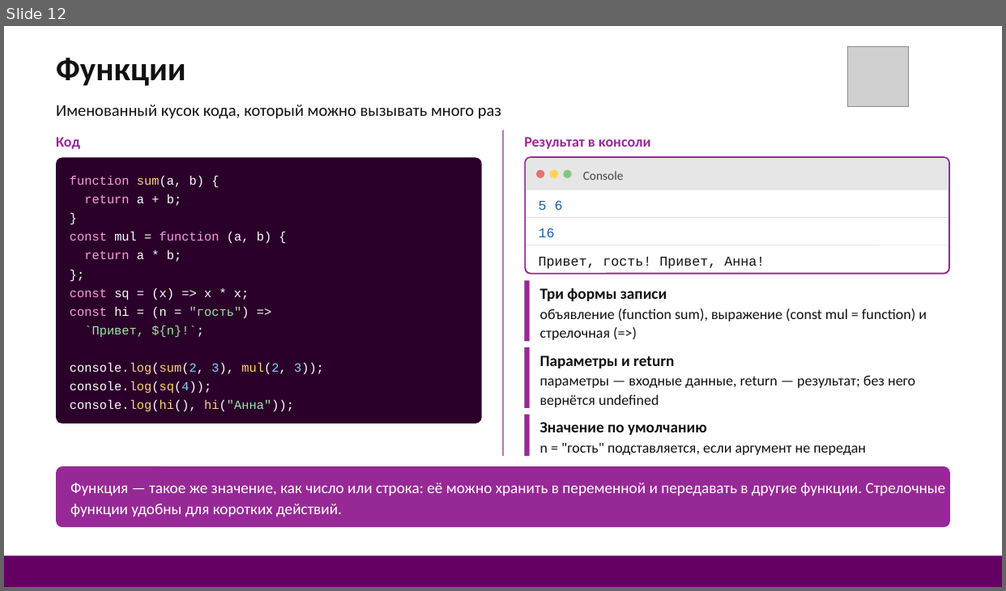
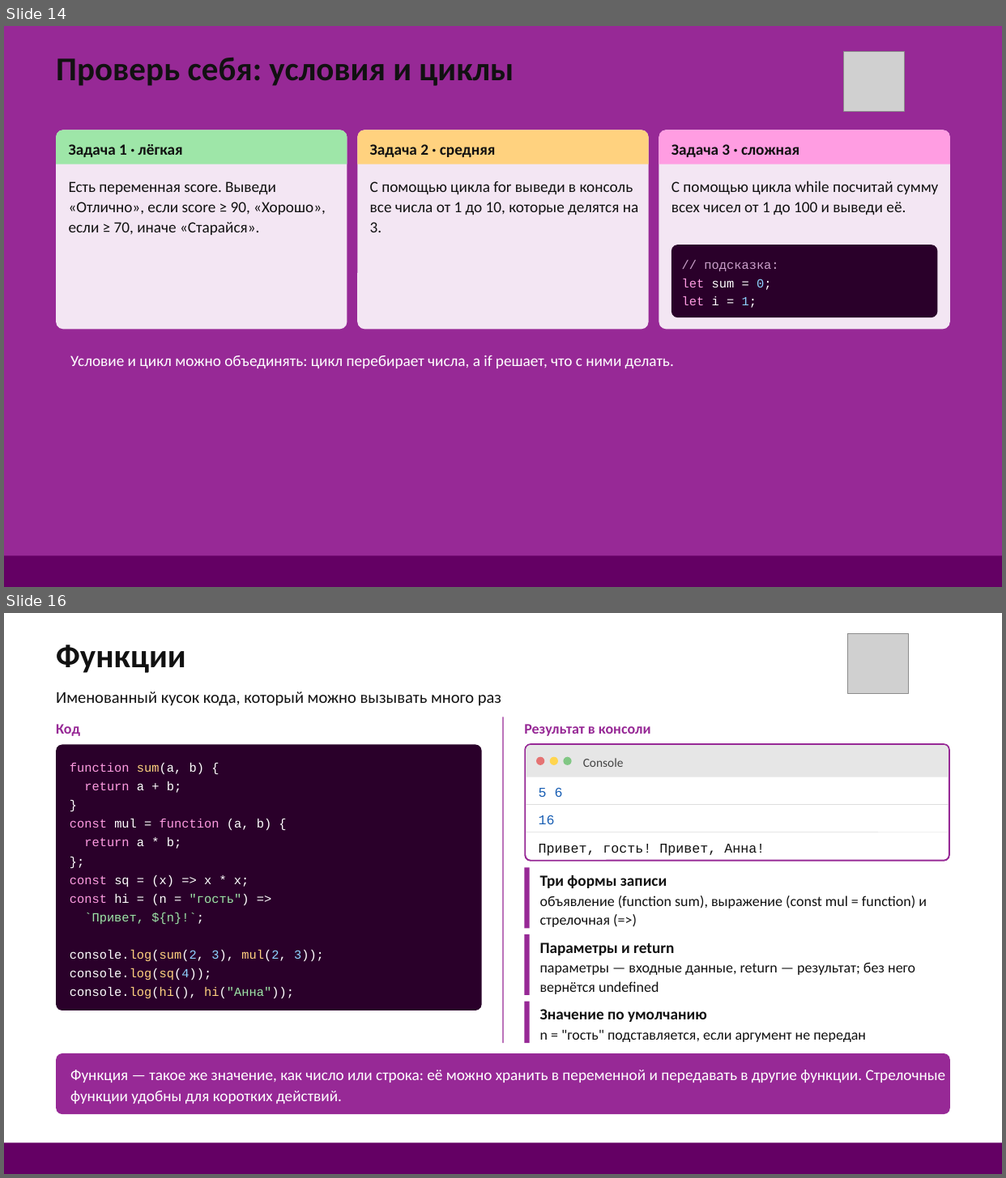
Before and after one commit to DonRobot-all/HTML-CSS-JavaScript_group, a slide deck: презентации/JavaScript основы и работа с HTML.pptx. Shown one above the other, each under a label of ours: slide 12 before the commit, slides 14 and 16 after it; the slides between them are not shown. The pictures are 1006x591 and 1006x1178 pixels, drawn with LibreOffice and Linux fonts; fonts in the diff are those of the drawing; grey boxes stand for pictures. Boxes give left, top, right and bottom in pixels: in the first picture for what was removed or moved away, otherwise in the second. Text is boxed around its words. In the diff, an @@ line names an element or a change of style, - is before the commit and + after.

```diff
--- a/презентации/JavaScript основы и работа с HTML.pptx
+++ b/презентации/JavaScript основы и работа с HTML.pptx
@@ slide 14 added at [4, 26, 1002, 587], background #972996 @@
@@ title added at [56, 58, 513, 86], 32 pt, text #111111, bold @@
+Проверь себя: условия и циклы
@@ picture added at [844, 51, 905, 110] @@
@@ rounded rectangle added at [56, 130, 347, 329], fill #F3E6F3 @@
@@ freeform shape added at [56, 130, 347, 165], fill #9EE6A8, 15 pt, text #111111, bold @@
+Задача 1 · лёгкая
@@ rounded rectangle added at [357, 130, 649, 329], fill #F3E6F3 @@
@@ freeform shape added at [357, 130, 649, 165], fill #FFD27F, 15 pt, text #111111, bold @@
+Задача 2 · средняя
@@ rounded rectangle added at [659, 130, 950, 329], fill #F3E6F3 @@
@@ freeform shape added at [659, 130, 950, 165], fill #FF9DE2, 15 pt, text #111111, bold @@
+Задача 3 · сложная
@@ text added at [69, 182, 326, 235], 15 pt, text #111111 @@
+Есть переменная score. Выведи «Отлично», если score ≥ 90, «Хорошо», если ≥ 70, иначе «Старайся».
@@ text added at [370, 182, 638, 233], 15 pt, text #111111 @@
+С помощью цикла for выведи в консоль все числа от 1 до 10, которые делятся на 3.
@@ text added at [671, 181, 938, 215], 15 pt, text #111111 @@
+С помощью цикла while посчитай сумму всех чисел от 1 до 100 и выведи её.
@@ rounded rectangle added at [671, 245, 938, 318], fill #2A002A, 12 pt, text #C9A0C9 @@
+// подсказка:
+let sum = 0;
+let i = 1;
@@ text added at [70, 356, 674, 369], 15 pt, text #FFFFFF @@
+Условие и цикл можно объединять: цикл перебирает числа, а if решает, что с ними делать.
@@ rectangle added at [4, 556, 1002, 587], fill #640064 @@
@@ what was slide 12 is now slide 16 @@
```
Also in this commit, not shown: 9 other slides added, 2 other files.
